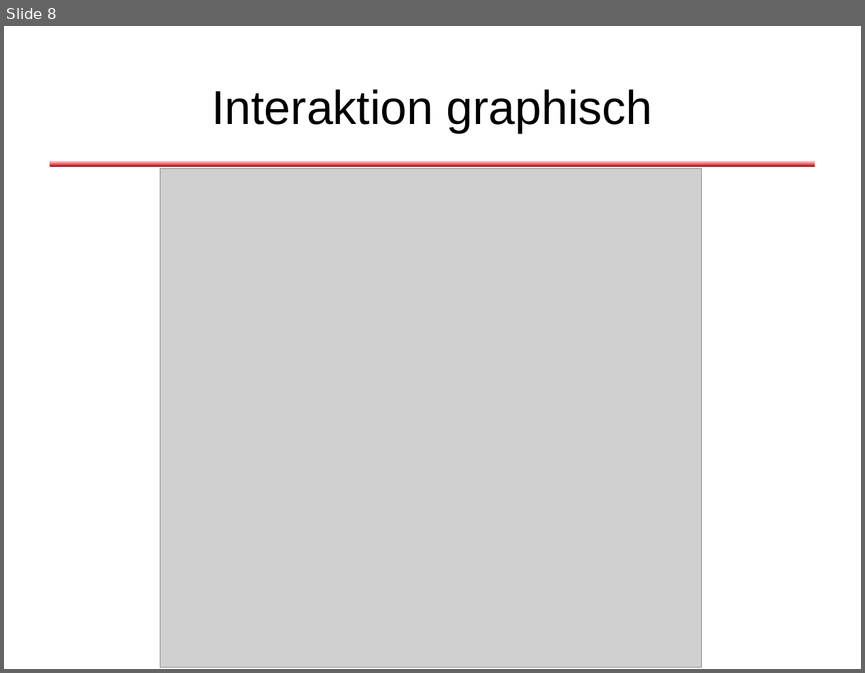
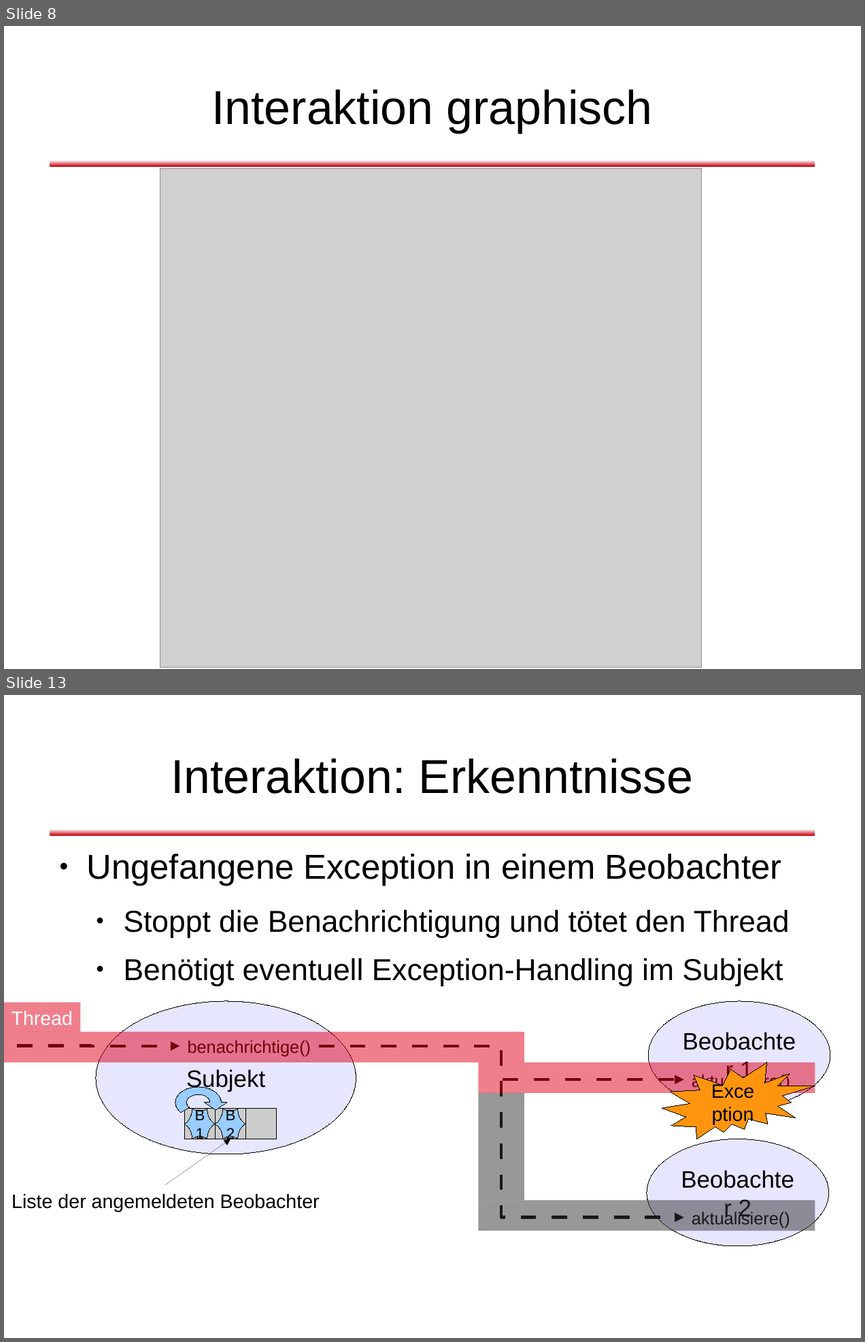
Before and after one commit to dlindner/vorlesung-se2-dhbw, a slide deck: added_2012/Entwurfsmuster - Beobachter.odp. Shown one above the other, each under a label of ours: slide 8 before the commit, slides 8 and 13 after it; the slides between them are not shown. The pictures are 865x673 and 865x1342 pixels, drawn with LibreOffice and Linux fonts; fonts in the diff are those of the drawing; grey boxes stand for pictures; background and template pictures are left out. Boxes give left, top, right and bottom in pixels: in the first picture for what was removed or moved away, otherwise in the second. Text is boxed around its words. In the diff, an @@ line names an element or a change of style, - is before the commit and + after.

Commit message:
Vorlesungseinheit "Beobachter", 2012er Jahrgang

```diff
--- a/added_2012/Entwurfsmuster - Beobachter.odp
+++ b/added_2012/Entwurfsmuster - Beobachter.odp
@@ slide 13 added at bbox=[4, 695, 861, 1338], background #FFFFFF; not listed: 1 template element that a slide beside it also shows @@
@@ title added at bbox=[171, 758, 694, 794], 44 pt, text #000000 @@
+Interaktion: Erkenntnisse
@@ text added at bbox=[87, 853, 789, 986], 28 pt, text #000000 @@
+● Ungefangene Exception in einem Beobachter
+  ● Stoppt die Benachrichtigung und tötet den Thread
+  ● Benötigt eventuell Exception-Handling im Subjekt
@@ rectangle added at bbox=[4, 1002, 80, 1032], fill #E3001B at 50% opacity, 18 pt, text #FFFFFF @@
+Thread
@@ ellipse added at bbox=[96, 1001, 356, 1155], fill #E6E6FF, outline #000000 0 pt, 22 pt, text #000000 @@
+Subjekt
@@ ellipse added at bbox=[649, 1001, 830, 1108], fill #E6E6FF, outline #000000 0 pt, 22 pt, text #000000 @@
+Beobachter 1
@@ rectangle added at bbox=[4, 1032, 524, 1062], fill #E3001B at 50% opacity @@
@@ text added at bbox=[188, 1040, 311, 1056], 16 pt, text #000000 @@
+benachrichtige()
@@ elbow arrow added from (17, 1046) to (179, 1046), #000000 2.83 pt @@
@@ elbow arrow added from (319, 1046) to (684, 1079), #000000 2.83 pt @@
@@ elbow arrow added from (319, 1046) to (684, 1217), #000000 2.83 pt @@
@@ rectangle added at bbox=[478, 1062, 815, 1092], fill #E3001B at 50% opacity @@
@@ irregular seal added at bbox=[662, 1062, 815, 1138], fill #FF950E, outline #000000 0 pt, 18 pt, text #000000 @@
+Exception
@@ text added at bbox=[691, 1072, 790, 1090], 16 pt, text #000000 @@
+aktualisiere()
@@ freeform shape added at bbox=[175, 1087, 221, 1117], fill #99CCFF, outline #000000 0 pt @@
@@ rectangle added at bbox=[478, 1093, 524, 1200], fill #333333 at 50% opacity @@
@@ rectangle added at bbox=[184, 1108, 215, 1138], fill #CCCCCC, outline #000000 0 pt @@
@@ freeform shape added at bbox=[184, 1108, 215, 1138], fill #99CCFF, outline #000000 0 pt, 14 pt, text #000000 @@
+B1
@@ rectangle added at bbox=[215, 1108, 246, 1138], fill #CCCCCC, outline #000000 0 pt @@
@@ freeform shape added at bbox=[215, 1108, 246, 1138], fill #99CCFF, outline #000000 0 pt, 14 pt, text #000000 @@
+B2
@@ rectangle added at bbox=[246, 1108, 276, 1138], fill #CCCCCC, outline #000000 0 pt @@
@@ arrow added from (165, 1185) to (230, 1139), #000000 0 pt @@
@@ ellipse added at bbox=[647, 1139, 829, 1246], fill #E6E6FF, outline #000000 0 pt, 22 pt, text #000000 @@
+Beobachter 2
@@ text added at bbox=[11, 1193, 320, 1211], 18 pt, text #000000 @@
+Liste der angemeldeten Beobachter
@@ rectangle added at bbox=[478, 1200, 815, 1231], fill #333333 at 50% opacity @@
@@ text added at bbox=[691, 1210, 790, 1227], 16 pt, text #000000 @@
+aktualisiere()
```
Also in this commit, not shown: 10 other slides added, 6 slides removed.
